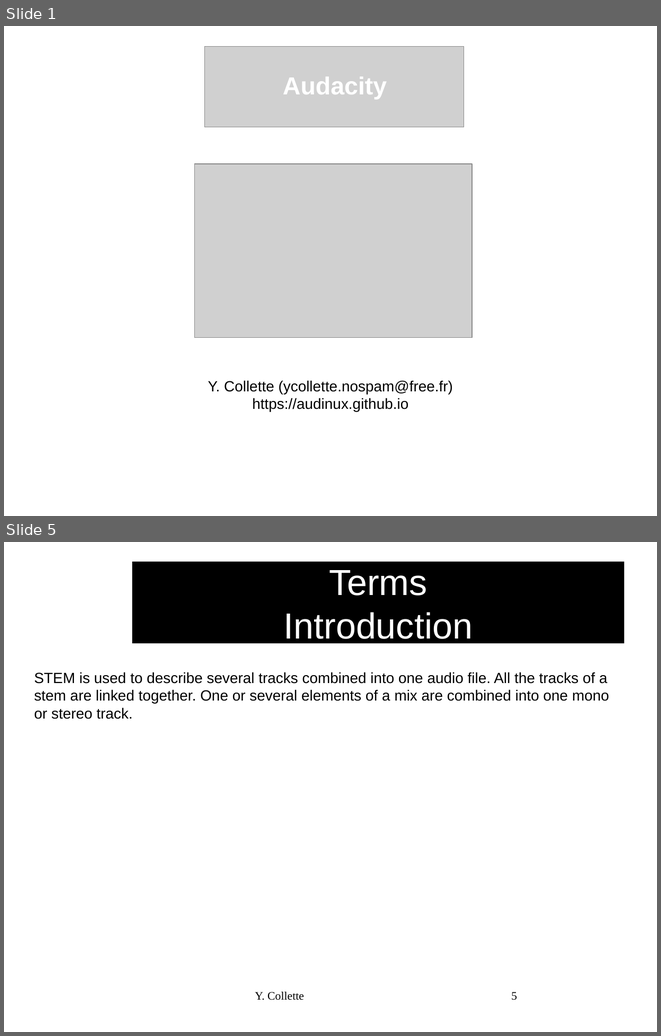
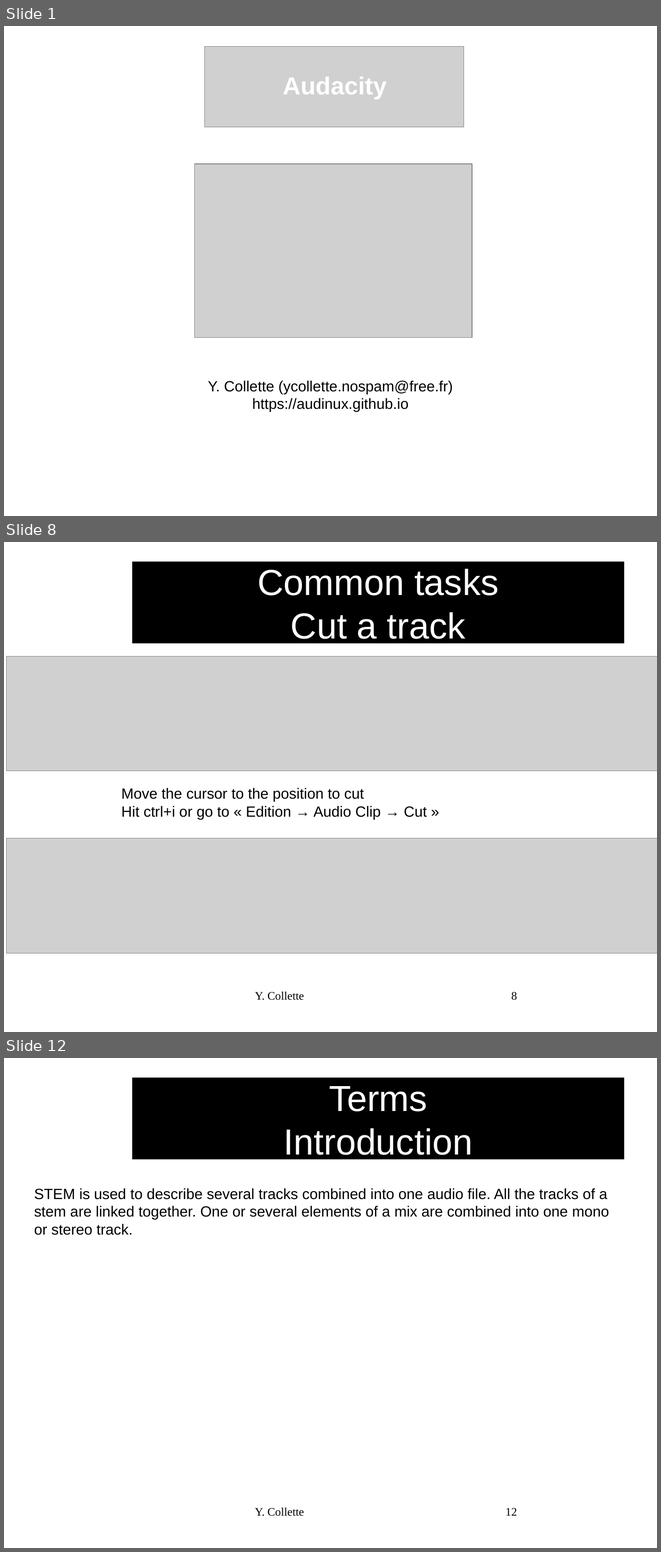
Before and after one commit to audinux/audinux.github.io, a slide deck: workshop/audio/Audacity.odp. Shown one above the other, each under a label of ours: slides 1 and 5 before the commit, slides 1, 8 and 12 after it; the slides between them are not shown. The pictures are 661x1036 and 661x1552 pixels, drawn with LibreOffice and Linux fonts; fonts in the diff are those of the drawing; grey boxes stand for pictures; background and template pictures are left out. Boxes give left, top, right and bottom in pixels: in the first picture for what was removed or moved away, otherwise in the second. Text is boxed around its words. In the diff, an @@ line names an element or a change of style, - is before the commit and + after.

Commit message:
update some audio workshops

```diff
--- a/workshop/audio/Audacity.odp
+++ b/workshop/audio/Audacity.odp
@@ slide 8 added at [4,542,657,1032], background #FFFFFF @@
@@ title added at [133,562,625,643], fill #000000, 44 pt, text #FFFFFF @@
+Common tasks
+Cut a track
@@ picture added at [6,656,657,771] @@
@@ text added at [121,787,426,819], 18 pt, text #000000 @@
+Move the cursor to the position to cut
+Hit ctrl+i or go to « Edition → Audio Clip → Cut »
@@ picture added at [6,838,657,953] @@
@@ text added at [255,991,304,1000], 14 pt, text #000000 @@
+Y. Collette
@@ page number added at [511,991,517,1000], 14 pt, text #000000 @@
+8
@@ what was slide 5 is now slide 12 @@
@@ page number at [505,1507,517,1515]: text changed @@
-5
+12
```
Also in this commit, not shown: 5 slides changed, 7 other slides added, 5 other files.
